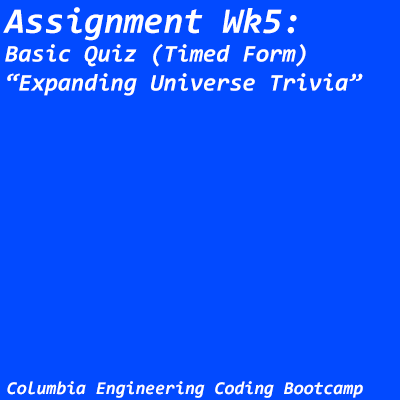
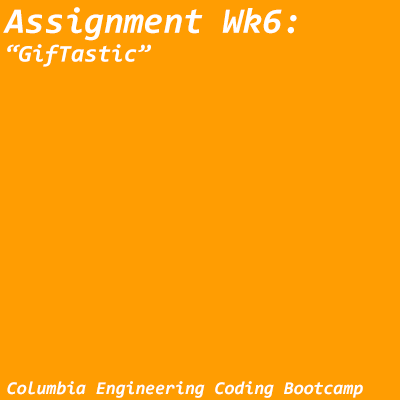
Layer changes from the first 400×400 image to the second:
renamed "Assignment Wk5: Basic Quiz (Timed Form) “Expanding Universe Tri" to "Assignment Wk6: “GifTastic”", painted on it over [3, 7, 363, 96]
painted on "Layer 0" over [0, 0, 400, 400]
